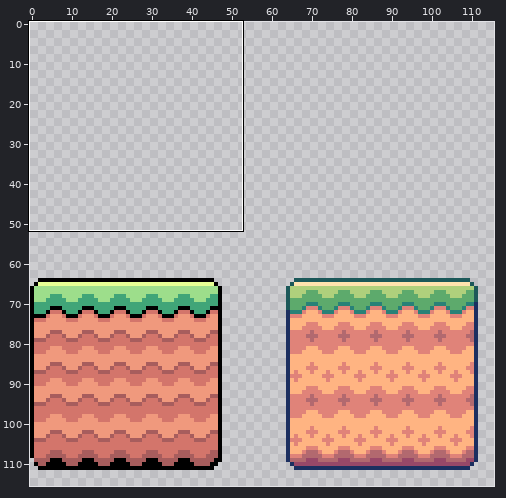
One commit to this sprite sheet: assets/tilesets/grass tilemap.png. Above: a wide view before the commit, with the close-up outlined.
Close-up. First the earlier version:
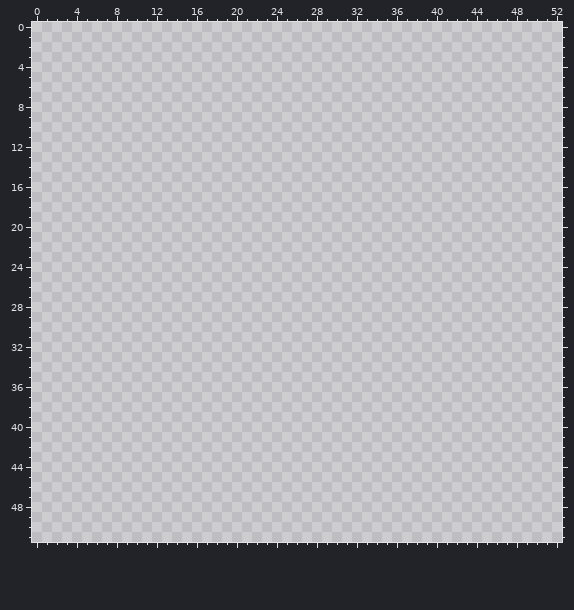
The file is 128x128 pixels. Shown: x 0..52, y 0..51. The wide view leaves out empty margins. The commit also changed other parts of the picture, which this record leaves out.
Palette (. is transparent): 
Pixels before (only the part around the change), first column x 0:
 0 .....................................................
 1 .....................................................
 2 .....................................................
 3 .....................................................
 4 .....................................................
 5 .....................................................
 6 .....................................................
 7 .....................................................
 8 .....................................................
 9 .....................................................
10 .....................................................
11 .....................................................
12 .....................................................
13 .....................................................
14 .....................................................
15 .....................................................
16 .....................................................
17 .....................................................
18 .....................................................
19 .....................................................
20 .....................................................
21 .....................................................
22 .....................................................
23 .....................................................
24 .....................................................
25 .....................................................
26 .....................................................
27 .....................................................
28 .....................................................
29 .....................................................
30 .....................................................
31 .....................................................
32 .....................................................
33 .....................................................
34 .....................................................
35 .....................................................
36 .....................................................
37 .....................................................
38 .....................................................
39 .....................................................
40 .....................................................
41 .....................................................
42 .....................................................
43 .....................................................
44 .....................................................
45 .....................................................
46 .....................................................
47 .....................................................
48 .....................................................
49 .....................................................
50 .....................................................
51 .....................................................
Once edited:
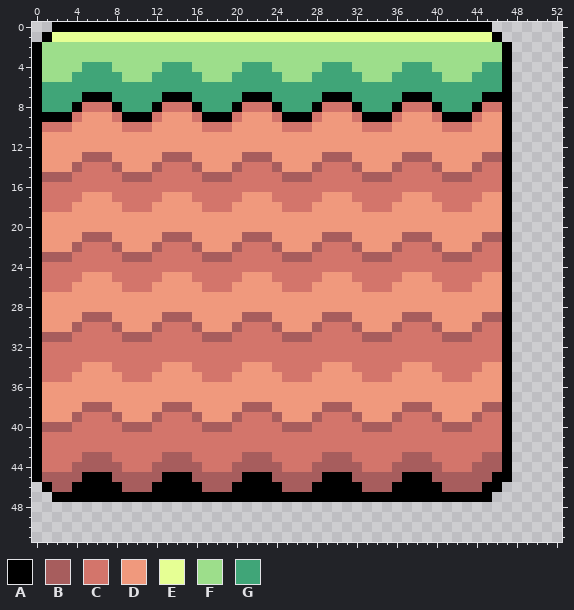
Colours new in this view: A #000000  B #a75d5d  C #d3756b  D #f0997d  E #e6ff94  F #9dde8b  G #40a578
Changes in this commit:
y 0: x 2..45 ............................................ -> AAAAAAAAAAAAAAAAAAAAAAAAAAAAAAAAAAAAAAAAAAAA
y 1: x 1..46 .............................................. -> AEEEEEEEEEEEEEEEEEEEEEEEEEEEEEEEEEEEEEEEEEEEEA
y 2..3: x 0..47 ................................................ -> AFFFFFFFFFFFFFFFFFFFFFFFFFFFFFFFFFFFFFFFFFFFFFFA
y 4: x 0..47 ................................................ -> AFFFFGGGFFFFFGGGFFFFFGGGFFFFFGGGFFFFFGGGFFFFFGGA
y 5: x 0..47 ................................................ -> AFFFGGGGGFFFGGGGGFFFGGGGGFFFGGGGGFFFGGGGGFFFGGGA
y 6: x 0..47 ................................................ -> AGGGGGGGGGGGGGGGGGGGGGGGGGGGGGGGGGGGGGGGGGGGGGGA
y 7: x 0..47 ................................................ -> AGGGGAAAGGGGGAAAGGGGGAAAGGGGGAAAGGGGGAAAGGGGGAAA
y 8: x 0..47 ................................................ -> AGGGACCCAGGGACCCAGGGACCCAGGGACCCAGGGACCCAGGGACCA
y 9: x 0..47 ................................................ -> AAAACDDDCAAACDDDCAAACDDDCAAACDDDCAAACDDDCAAACDDA
y 10: x 0..47 ................................................ -> ACCCDDDDDCCCDDDDDCCCDDDDDCCCDDDDDCCCDDDDDCCCDDDA
y 11..12: x 0..47 ................................................ -> ADDDDDDDDDDDDDDDDDDDDDDDDDDDDDDDDDDDDDDDDDDDDDDA
y 13: x 0..47 ................................................ -> ADDDDBBBDDDDDBBBDDDDDBBBDDDDDBBBDDDDDBBBDDDDDBBA
y 14: x 0..47 ................................................ -> ADDDBCCCBDDDBCCCBDDDBCCCBDDDBCCCBDDDBCCCBDDDBCCA
y 15: x 0..47 ................................................ -> ABBBCCCCCBBBCCCCCBBBCCCCCBBBCCCCCBBBCCCCCBBBCCCA
y 16: x 0..47 ................................................ -> ACCCCCCCCCCCCCCCCCCCCCCCCCCCCCCCCCCCCCCCCCCCCCCA
y 17: x 0..47 ................................................ -> ACCCCDDDCCCCCDDDCCCCCDDDCCCCCDDDCCCCCDDDCCCCCDDA
y 18: x 0..47 ................................................ -> ACCCDDDDDCCCDDDDDCCCDDDDDCCCDDDDDCCCDDDDDCCCDDDA
y 19..20: x 0..47 ................................................ -> ADDDDDDDDDDDDDDDDDDDDDDDDDDDDDDDDDDDDDDDDDDDDDDA
y 21: x 0..47 ................................................ -> ADDDDBBBDDDDDBBBDDDDDBBBDDDDDBBBDDDDDBBBDDDDDBBA
y 22: x 0..47 ................................................ -> ADDDBCCCBDDDBCCCBDDDBCCCBDDDBCCCBDDDBCCCBDDDBCCA
y 23: x 0..47 ................................................ -> ABBBCCCCCBBBCCCCCBBBCCCCCBBBCCCCCBBBCCCCCBBBCCCA
y 24: x 0..47 ................................................ -> ACCCCCCCCCCCCCCCCCCCCCCCCCCCCCCCCCCCCCCCCCCCCCCA
y 25: x 0..47 ................................................ -> ACCCCDDDCCCCCDDDCCCCCDDDCCCCCDDDCCCCCDDDCCCCCDDA
y 26: x 0..47 ................................................ -> ACCCDDDDDCCCDDDDDCCCDDDDDCCCDDDDDCCCDDDDDCCCDDDA
y 27..28: x 0..47 ................................................ -> ADDDDDDDDDDDDDDDDDDDDDDDDDDDDDDDDDDDDDDDDDDDDDDA
y 29: x 0..47 ................................................ -> ADDDDBBBDDDDDBBBDDDDDBBBDDDDDBBBDDDDDBBBDDDDDBBA
y 30: x 0..47 ................................................ -> ADDDBCCCBDDDBCCCBDDDBCCCBDDDBCCCBDDDBCCCBDDDBCCA
y 31: x 0..47 ................................................ -> ABBBCCCCCBBBCCCCCBBBCCCCCBBBCCCCCBBBCCCCCBBBCCCA
y 32..33: x 0..47 ................................................ -> ACCCCCCCCCCCCCCCCCCCCCCCCCCCCCCCCCCCCCCCCCCCCCCA
y 34: x 0..47 ................................................ -> ACCCCDDDCCCCCDDDCCCCCDDDCCCCCDDDCCCCCDDDCCCCCDDA
y 35: x 0..47 ................................................ -> ACCCDDDDDCCCDDDDDCCCDDDDDCCCDDDDDCCCDDDDDCCCDDDA
y 36..37: x 0..47 ................................................ -> ADDDDDDDDDDDDDDDDDDDDDDDDDDDDDDDDDDDDDDDDDDDDDDA
y 38: x 0..47 ................................................ -> ADDDDBBBDDDDDBBBDDDDDBBBDDDDDBBBDDDDDBBBDDDDDBBA
y 39: x 0..47 ................................................ -> ADDDBCCCBDDDBCCCBDDDBCCCBDDDBCCCBDDDBCCCBDDDBCCA
y 40: x 0..47 ................................................ -> ABBBCCCCCBBBCCCCCBBBCCCCCBBBCCCCCBBBCCCCCBBBCCCA
y 41..42: x 0..47 ................................................ -> ACCCCCCCCCCCCCCCCCCCCCCCCCCCCCCCCCCCCCCCCCCCCCCA
y 43: x 0..47 ................................................ -> ACCCCBBBCCCCCBBBCCCCCBBBCCCCCBBBCCCCCBBBCCCCCBBA
y 44: x 0..47 ................................................ -> ACCCBBBBBCCCBBBBBCCCBBBBBCCCBBBBBCCCBBBBBCCCBBBA
y 45: x 0..47 ................................................ -> ABBBBAAABBBBBAAABBBBBAAABBBBBAAABBBBBAAABBBBBBAA
y 46: x 1..46 .............................................. -> ABBAAAAABBBAAAAABBBAAAAABBBAAAAABBBAAAAABBBBAA
y 47: x 2..45 ............................................ -> AAAAAAAAAAAAAAAAAAAAAAAAAAAAAAAAAAAAAAAAAAAA
Changed places in both close-ups, as pixel boxes (x1, y1, x2, y2):
added: (32, 22, 512, 502)
